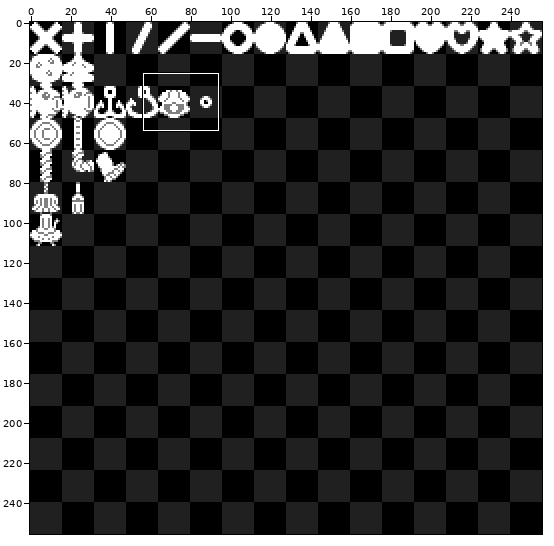
File history of a pixel-art file, framework/glyphs.ase. The picture above shows the old version from afar; the outline marks the close-up.
Close-up. Old version:
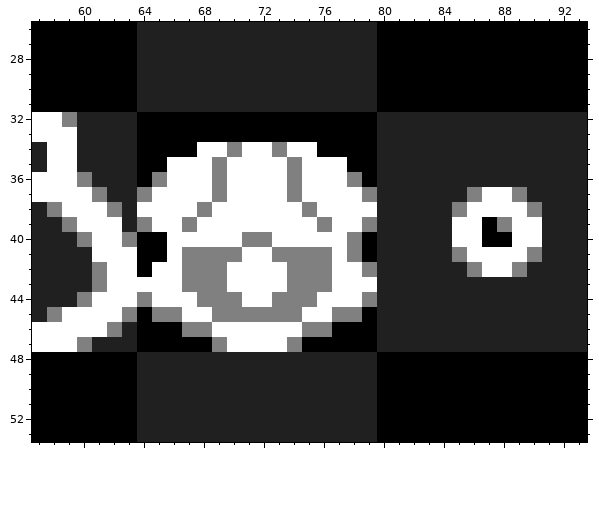
256x256 pixels, 1 frame. Shown: x 57..93, y 26..53.
Now the later version:
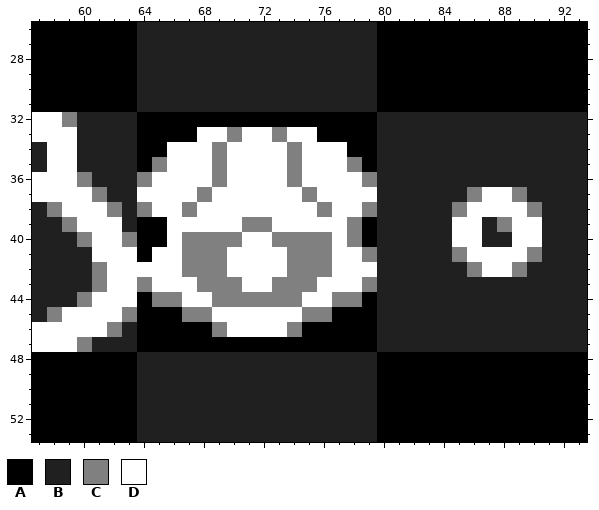
Palette (. is transparent): A #000000  B #202020  C #808080  D #ffffff
Author's note on the commit: sprite modifications and colision tweak
Edits made:
Layers "main", "edit_bg":
y 33: x 68..75 AAAAAAAA -> DDCDDCDD
y 34: x 66..67 AA -> DD; x 69..70 DC -> CD; x 73..74 CD -> DC; x 76..77 AA -> DD
y 35: x 65 A -> C; x 78 A -> C
y 36: x 64..65 AC -> CD; x 78..79 CA -> DC
y 37: x 64 C -> D; x 68..69 DC -> CD; x 74..75 CD -> DC; x 79 C -> D
y 38: x 64 D -> C; x 67..68 DC -> CD; x 75..76 CD -> DC; x 79 D -> C
y 39: x 64..65 CD -> AA; x 67 C -> D; x 71..72 DD -> CC; x 76 C -> D; x 78..79 DC -> CA; x 87 A -> B
y 40: x 67..76 DDDDCCDDDD -> CCCCDDCCCC; x 87..88 AA -> BB
y 41: x 65 A -> D; x 70 C -> D; x 73 C -> D; x 78..79 CA -> DC
y 42: x 64 A -> D; x 79 C -> D
y 43: x 64 D -> C; x 67 C -> D; x 70 D -> C; x 73 D -> C; x 76 C -> D; x 79 D -> C
y 44: x 64..66 CDD -> ACC; x 68 C -> D; x 71..72 DD -> CC; x 75 C -> D; x 77..79 DDC -> CCA
y 45: x 65..78 CCDDCCCCCCDDCC -> AACCDDDDDDCCAA
y 46: x 67..69 CCD -> AAC; x 74..76 DCC -> CAA
y 47: x 69..74 CDDDDC -> AAAAAA
